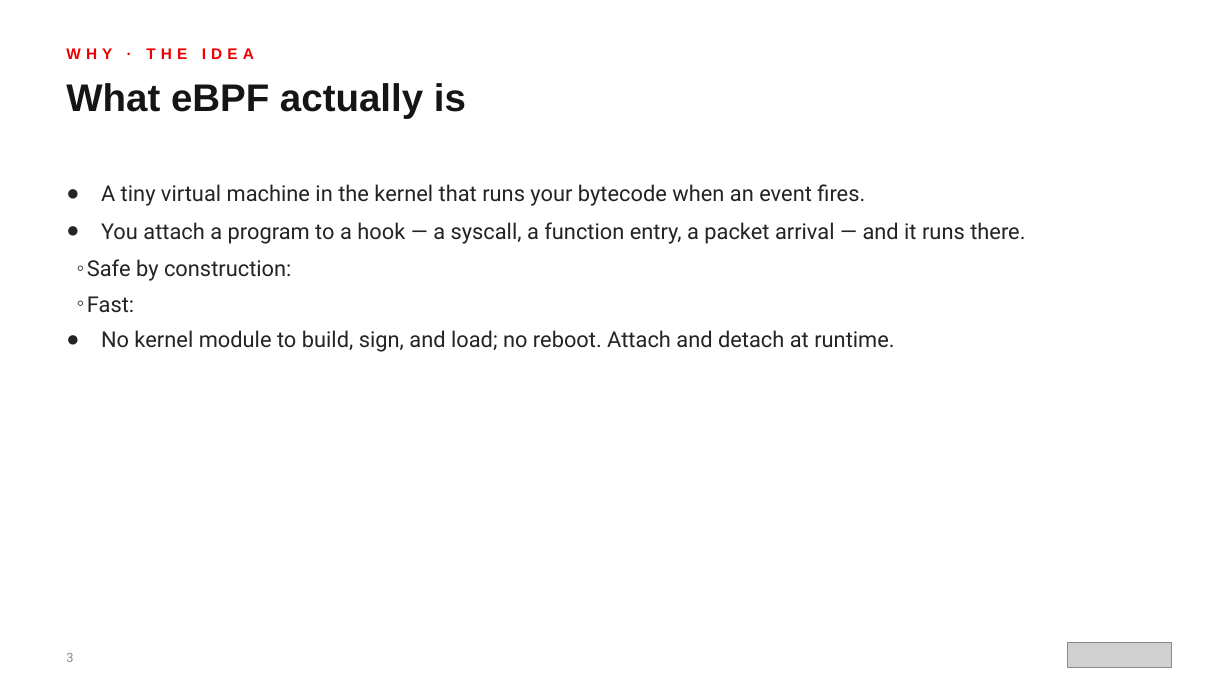
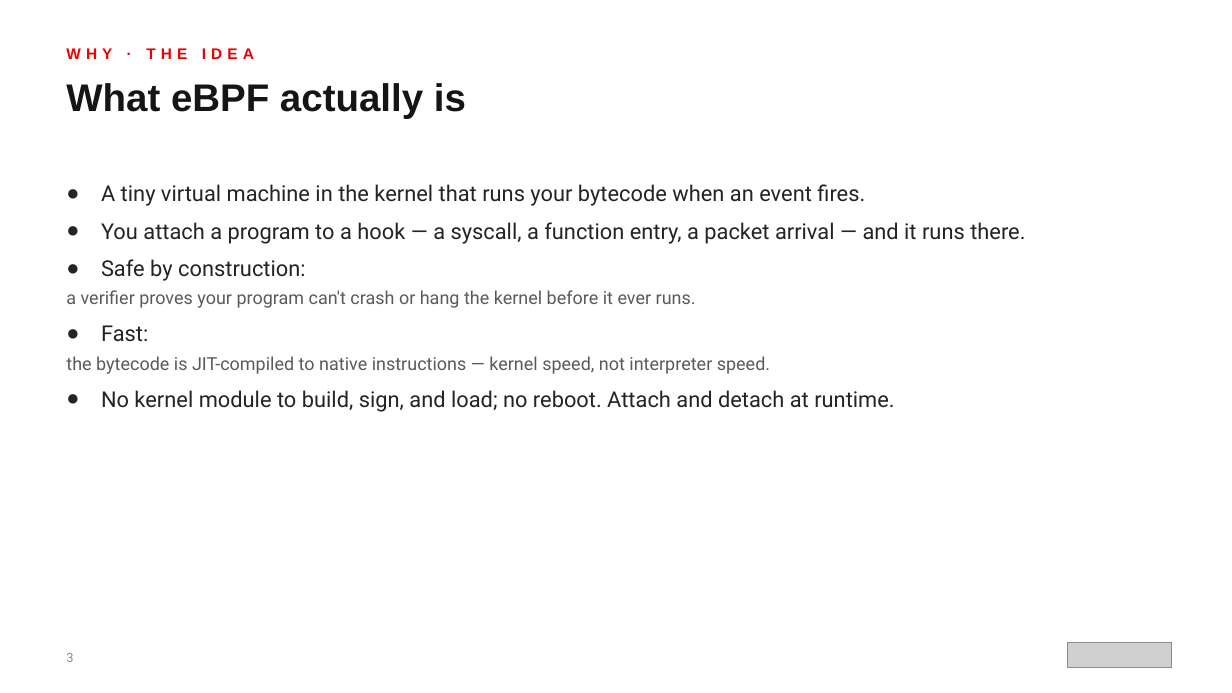
Before and after one commit to patterncatalyst/ebpf-with-aya, a slide deck: slide 3 of presentation/ebpf-aya-101-r01.0.pptx. Drawn at 1232x693 pixels with LibreOffice and Linux fonts; fonts in the diff are those of the drawing; grey boxes stand for pictures. Boxes give left, top, right and bottom in pixels: in the first picture for what was removed or moved away, otherwise in the second. Text is boxed around its words. In the diff, an @@ line names an element or a change of style, - is before the commit and + after.

```diff
--- a/presentation/ebpf-aya-101-r01.0.pptx
+++ b/presentation/ebpf-aya-101-r01.0.pptx
@@ text at bbox=[101, 259, 306, 341]: bullet ◦ to ●; list level 2 to 1 in "Safe by construction:"; list level 2 to 1 in "Fast:" @@
@@ text at bbox=[66, 290, 696, 308]: paragraph added @@
+  a verifier proves your program can't crash or hang the kernel before it ever runs.
@@ text at bbox=[66, 356, 770, 374]: paragraph added @@
+  the bytecode is JIT-compiled to native instructions — kernel speed, not interpreter speed.
```
Also in this commit, not shown: 10 other slides changed, 25 other files.
